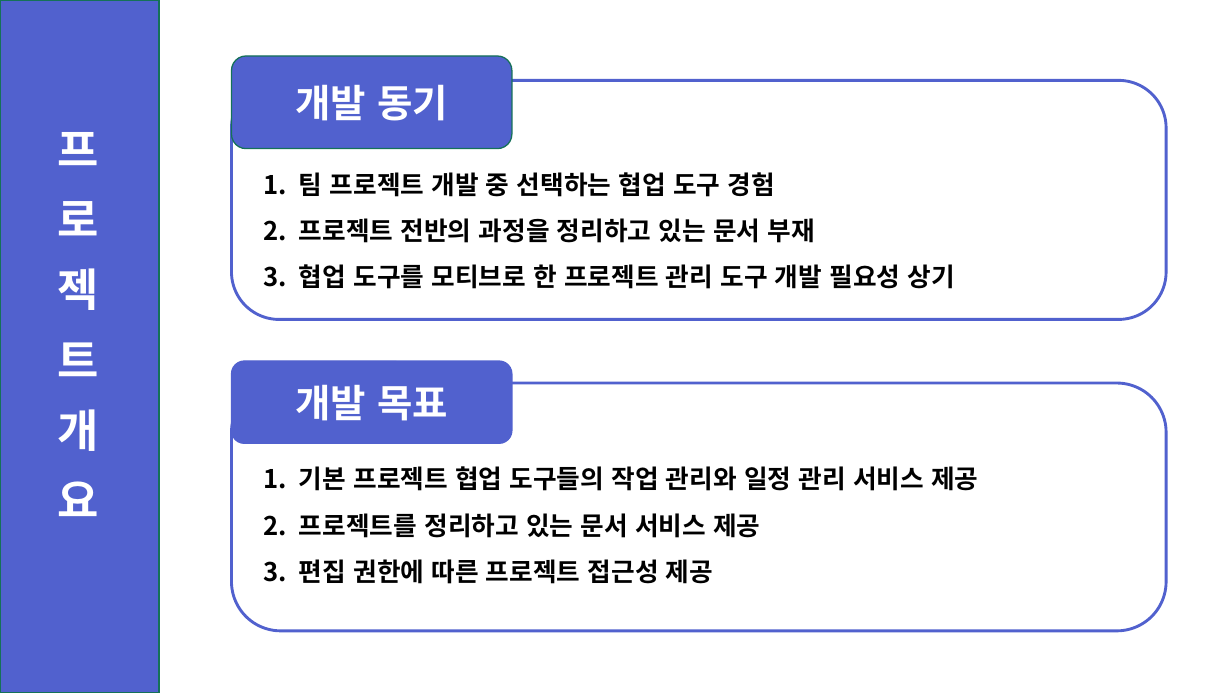
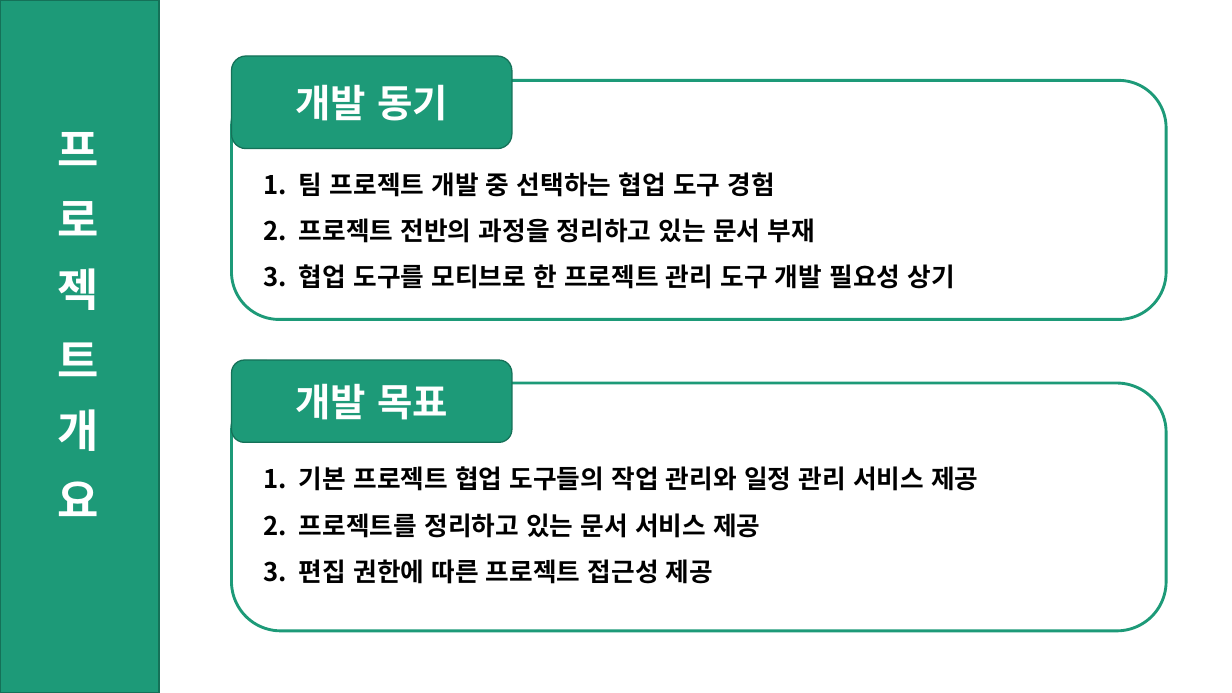
Before and after one commit to ShinHyeonSeong/Final, a slide deck: slide 5 of 기획 UI/A조 프로토타입 발표.pptx (slide 4 before the commit). Drawn at 1232x693 pixels with LibreOffice and Linux fonts; fonts in the diff are those of the drawing. Boxes give left, top, right and bottom in pixels: in the first picture for what was removed or moved away, otherwise in the second. Text is boxed around its words. In the diff, an @@ line names an element or a change of style, - is before the commit and + after.

```diff
--- a/기획 UI/A조 프로토타입 발표.pptx
+++ b/기획 UI/A조 프로토타입 발표.pptx
@@ rectangle at (0,0,159,693): fill #5161CE to #1D9A78 @@
@@ rounded rectangle "개발 동기" at (232,56,512,149): fill #5161CE to #1D9A78 @@
@@ rounded rectangle at (232,80,1166,320): outline #5161CE 2.25 pt to #1D9A78 2.25 pt @@
@@ rounded rectangle "개발 목표" at (232,360,512,443): fill #5161CE to #1D9A78; outline #5161CE 1 pt to #157259 1 pt @@
@@ rounded rectangle at (232,384,1166,631): outline #5161CE 2.25 pt to #1D9A78 2.25 pt @@
```
Also in this commit, not shown: 11 other slides changed, 1 slide added.
